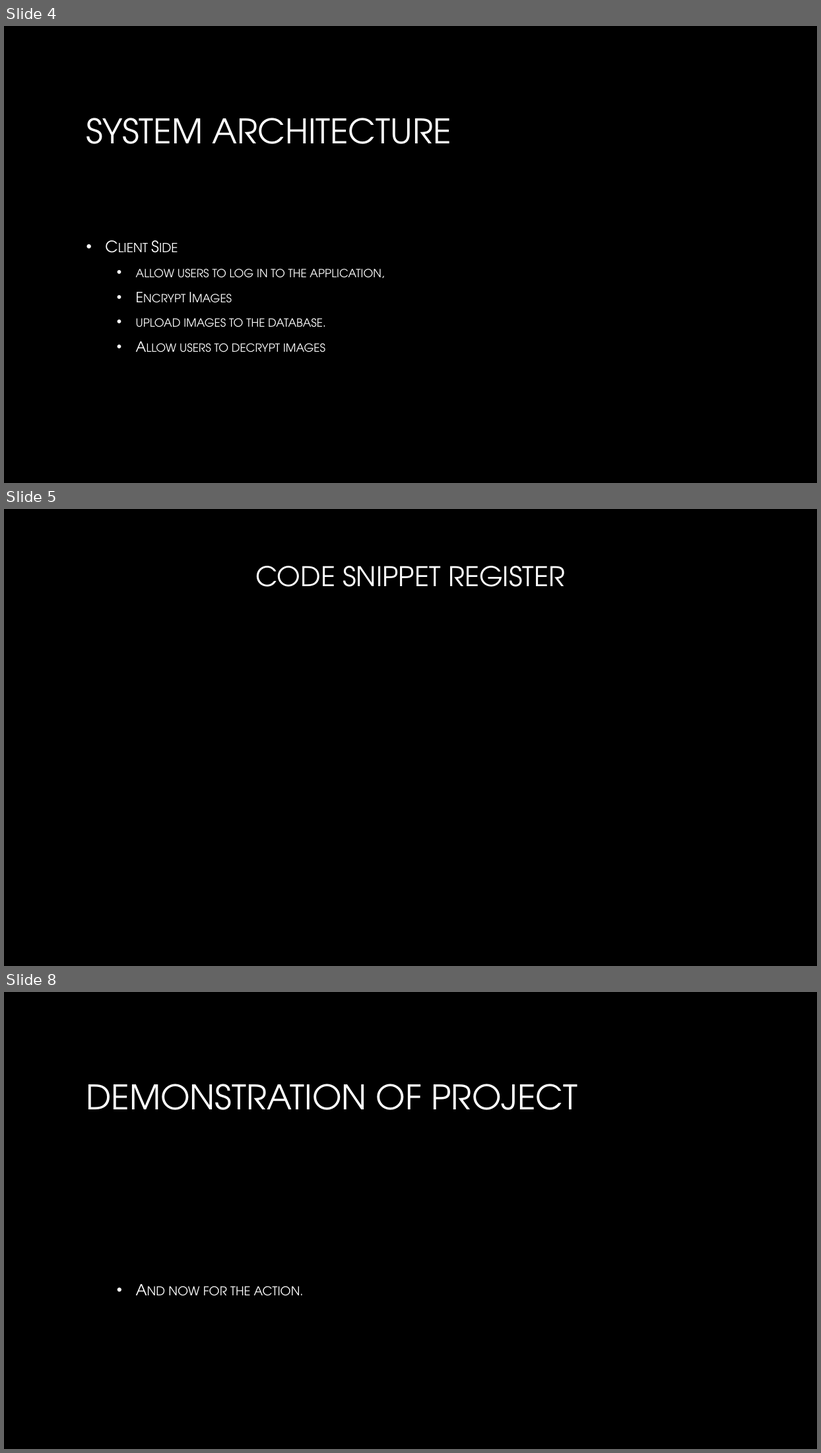
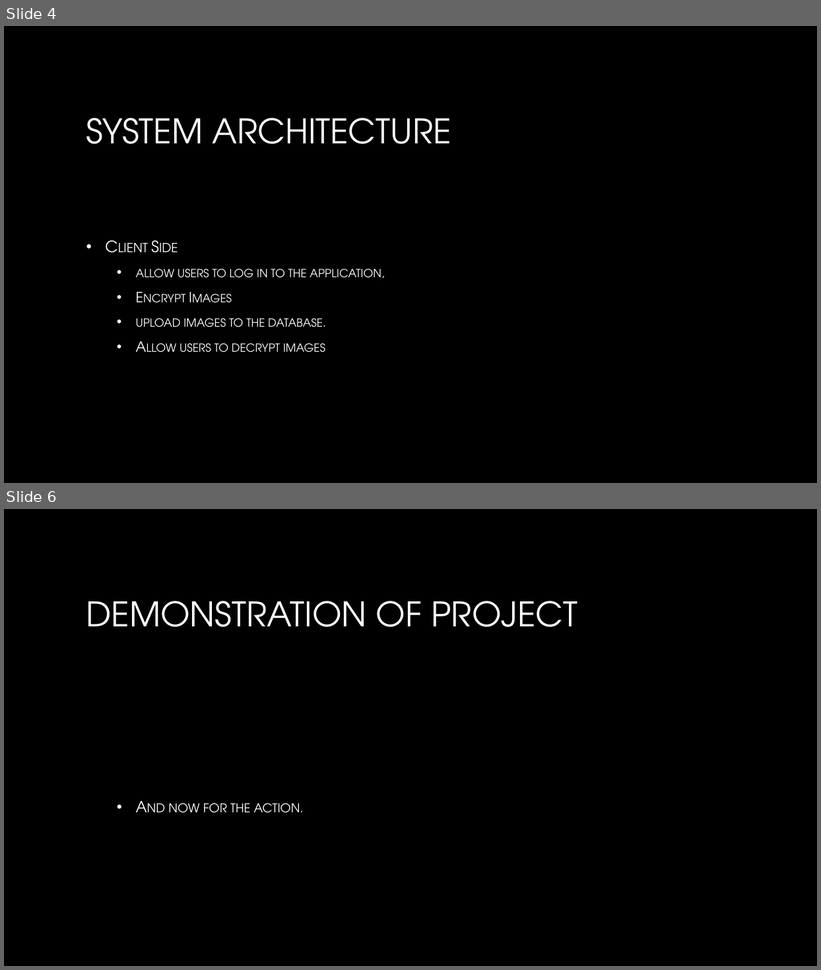
Before and after one commit to sigmundv/encrypt-image, a slide deck: Sigmund_Vestergaard_16140435_Martin_O'Sullivan_16135024.pptx. Shown one above the other, each under a label of ours: slides 4, 5 and 8 before the commit, slides 4 and 6 after it; the slides between them are not shown. The pictures are 821x1453 and 821x970 pixels, drawn with LibreOffice and Linux fonts; fonts in the diff are those of the drawing; background and template pictures are left out. Boxes give left, top, right and bottom in pixels: in the first picture for what was removed or moved away, otherwise in the second. Text is boxed around its words. In the diff, an @@ line names an element or a change of style, - is before the commit and + after.

```diff
--- a/Sigmund_Vestergaard_16140435_Martin_O'Sullivan_16135024.pptx
+++ b/Sigmund_Vestergaard_16140435_Martin_O'Sullivan_16135024.pptx
@@ slide 5 removed at (4,509,817,966), background picture (left out) @@
@@ title removed at (255,566,565,587) @@
-CODE SNIPPET REGISTER
@@ what was slide 8 is now slide 6 @@
```
Also in this commit, not shown: 3 slides changed, 1 slide added, 3 other slides removed.
